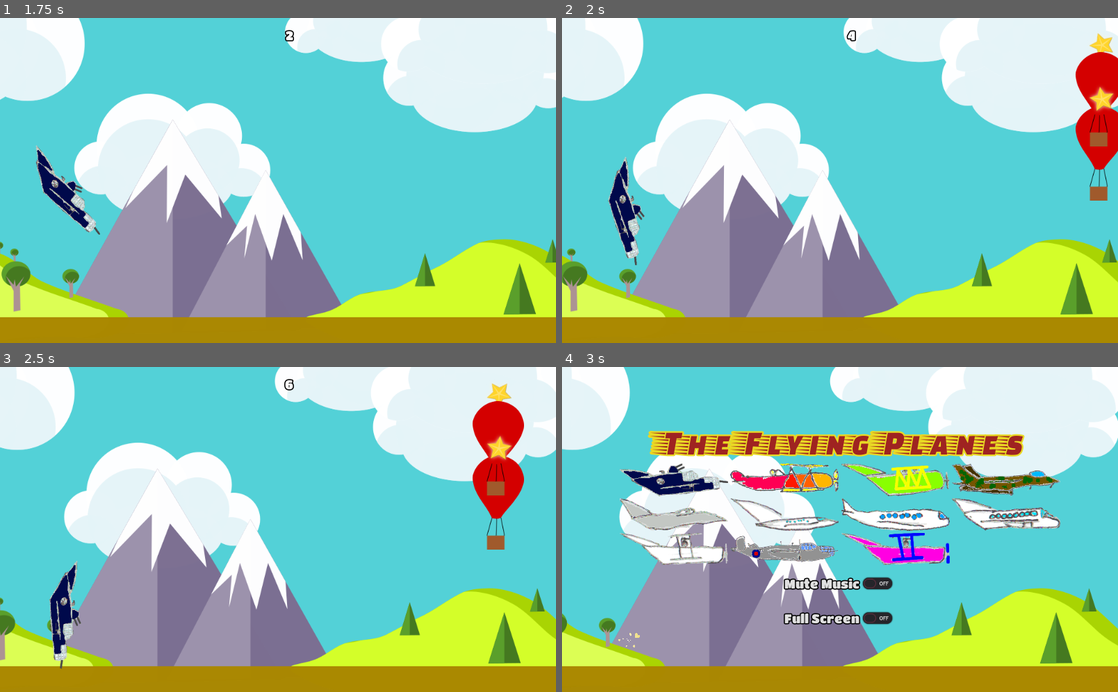
Above: before the commit, frames 1-4 (two rows, left to right).
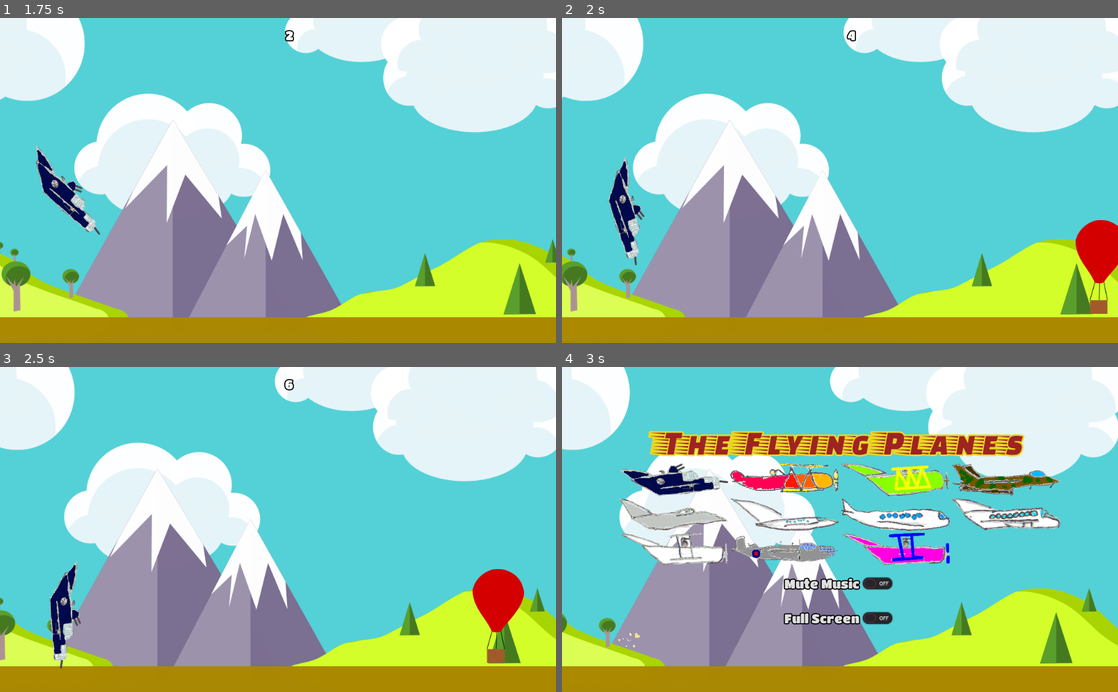
Above: after the commit, the same moments.

Repository: the-g-force/FamJam-October2020
Game: Godot game, scene res://src/SplashScreen.tscn
Same seed, same stepped clock (60 frames per second), same inputs: the game is played once before the commit and once after it.
Inputs (mouse positions are in pixels of both pictures, inside the frame that each line leads up to):
- Up to frame 1 (1.75 s): tap Enter at 0.5 s; move the mouse to (400, 164) at 0.52 s; click (400, 164) at 0.67 s; click (111, 131) at 1.27 s
- Up to frame 2 (2 s): no input
- Up to frame 3 (2.5 s): move the mouse to (166, 545) at 2.02 s; click (166, 545) at 2.17 s
- Up to frame 4 (3 s): click "Play Again" at 2.75 s

Frame 1 is identical in both runs. In frame 2, 3.9% of the frame differs, in the area x 92-100%, y 4-92%; in frame 3, 4.3%, in the area x 85-95%, y 4-92%; in frame 4, nothing differs.

Commit message:
Add balloons and stars spawn and speed up

Diff:
--- a/project/src/Level.gd
+++ b/project/src/Level.gd
@@ -4,15 +4,22 @@
 const PlayerScene := preload("res://src/Player.tscn")
 const Explosion := preload("res://Explosion.tscn")
 const Star := preload("res://src/Star.tscn")
+const TIME_BETWEEN_BALLOONS := 3
+const TIME_BETWEEN_STARS := 4
 const MIN_SPEED := 150
 const MAX_SPEED := 250
+const MAX_HEIGHT := 85
+const MIN_HEIGHT := 510
 
 export var slidespeed := 100.0
 export var points_per_unit := 0.03
+export var star_points := 50
 
 var _player : Player
 var _playing := false
 var _speed : float
+var _balloontime : float = TIME_BETWEEN_BALLOONS
+var _startime : float = TIME_BETWEEN_STARS
 
 onready var _obstacles := $Obstacles
 onready var _obstacle_timer := $ObstacleTimer
@@ -20,6 +27,7 @@
 onready var _airplane_selection := $AirplaneSelection
 onready var _hud := $HUD
 onready var _explosion_sound := $ExplosionSound
+onready var _star_timer := $StarTimer
 
 
 func _process(delta):
@@ -36,6 +44,7 @@
 	_explosion_sound.play()
 	_game_over.visible = true
 	_obstacle_timer.stop()
+	_star_timer.stop()
 	var explosion := Explosion.instance()
 	explosion.position = _player.position
 	add_child(explosion)
@@ -43,22 +52,14 @@
 
 
 func _on_ObstacleTimer_timeout():
-	var time := rand_range(1,3)
-	_obstacle_timer.start(time)
-	var obstacle_number := randi()%2 + 1
-	for _i in obstacle_number:
-		var obstacle = Obstacle.instance()
-		obstacle.position.x = 1024
-		_obstacles.add_child(obstacle)
-		set_location(obstacle)
-		obstacle.connect("dead", self, "_on_body_entered", [], CONNECT_ONESHOT)
-#	var stars := randi()%3
-#	if stars == 2:
-		var star = Star.instance()
-		star.position.x = 1024
-		_obstacles.add_child(star)
-		set_location(star)
-		star.connect("pickup", self, "_pickup")
+	_balloontime *= 0.95
+	print(str(_balloontime))
+	_obstacle_timer.start(_balloontime)
+	var obstacle = Obstacle.instance()
+	obstacle.position.x = 1024
+	_obstacles.add_child(obstacle)
+	set_location(obstacle)
+	obstacle.connect("dead", self, "_on_body_entered", [], CONNECT_ONESHOT)
 
 
 func _on_body_entered(body):
@@ -67,18 +68,11 @@
 
 
 func _pickup():
-	Score.score += 5
+	Score.score += star_points
 
 
 func set_location(item):
-	var pos := randi()%3
-	match pos:
-		0:
-			item.position.y = 50
-		1:
-			item.position.y = 150
-		2:
-			item.position.y = 250
+	item.position.y = lerp(MIN_HEIGHT, MAX_HEIGHT, randf())
 
 
 func _on_GameOver_play_again():
@@ -97,5 +91,18 @@
 	_player.set_image(texture)
 	_player.position = Vector2(120,300)
 	add_child(_player)
+	_balloontime = TIME_BETWEEN_BALLOONS
+	_startime = TIME_BETWEEN_STARS
 	_obstacle_timer.start()
+	_star_timer.start()
 	_playing = true
+
+
+func _on_StarTimer_timeout():
+	_startime *= 1.05
+	_star_timer.start(_startime)
+	var star = Star.instance()
+	star.position.x = 1024
+	_obstacles.add_child(star)
+	set_location(star)
+	star.connect("pickup", self, "_pickup")
--- a/project/src/Level.tscn
+++ b/project/src/Level.tscn
@@ -55,8 +55,12 @@
 bus = "SFX"
 
 [node name="Jukebox" parent="." instance=ExtResource( 8 )]
+
+[node name="StarTimer" type="Timer" parent="."]
+wait_time = 1.5
 [connection signal="body_entered" from="Walls/Wall1" to="." method="_on_body_entered"]
 [connection signal="body_entered" from="Walls/Wall2" to="." method="_on_body_entered"]
 [connection signal="timeout" from="ObstacleTimer" to="." method="_on_ObstacleTimer_timeout"]
 [connection signal="play_again" from="GameOver" to="." method="_on_GameOver_play_again"]
 [connection signal="airplane_selected" from="AirplaneSelection" to="." method="_on_AirplaneSelection_airplane_selected"]
+[connection signal="timeout" from="StarTimer" to="." method="_on_StarTimer_timeout"]
